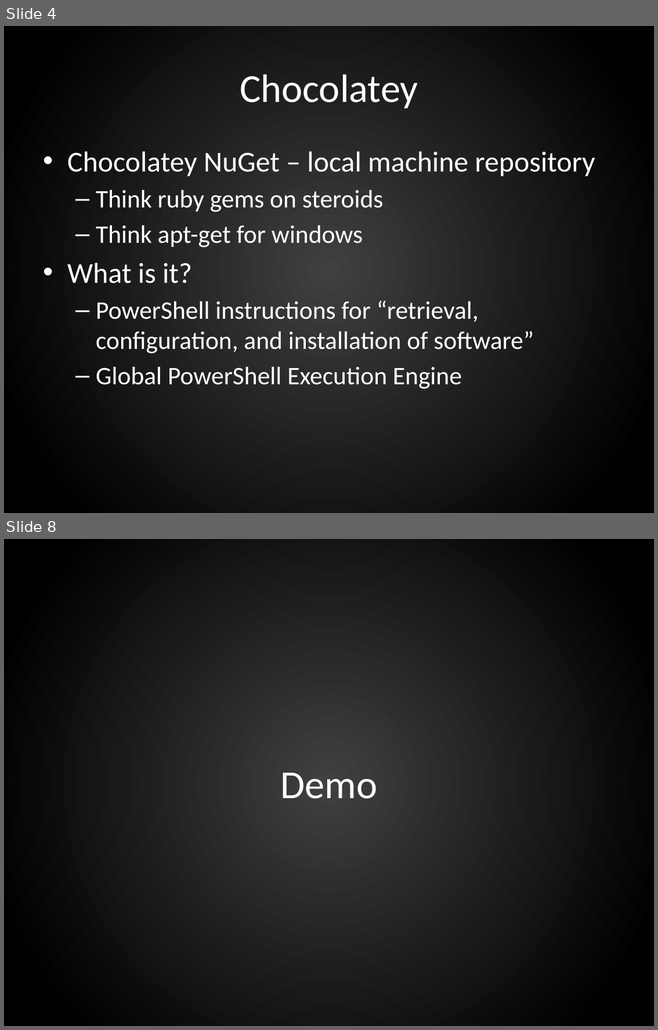
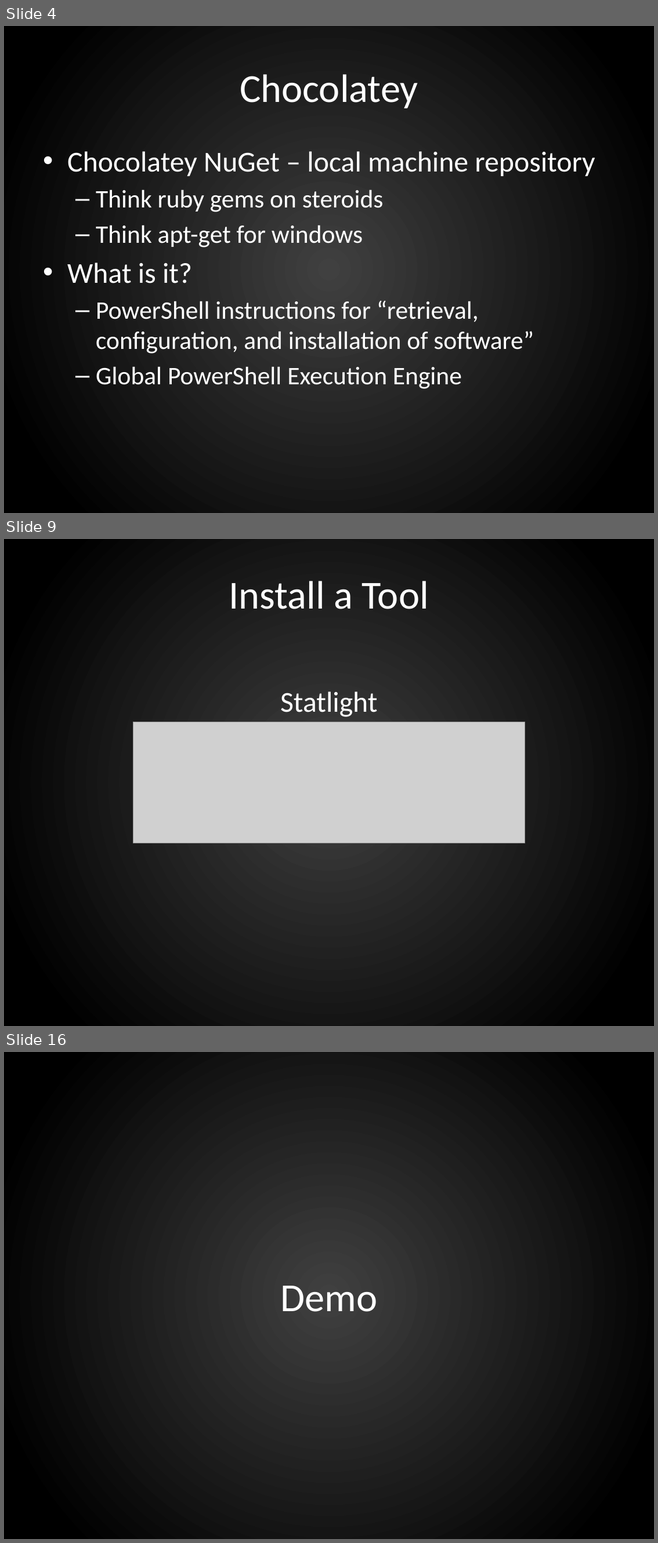
Before and after one commit to ferventcoder/presentations, a slide deck: windows/chocolatey/chocolatey.pptx. Shown one above the other, each under a label of ours: slides 4 and 8 before the commit, slides 4, 9 and 16 after it; the slides between them are not shown. The pictures are 658x1030 and 658x1543 pixels, drawn with LibreOffice and Linux fonts; fonts in the diff are those of the drawing; grey boxes stand for pictures; background and template pictures are left out. Boxes give left, top, right and bottom in pixels: in the first picture for what was removed or moved away, otherwise in the second. Text is boxed around its words. In the diff, an @@ line names an element or a change of style, - is before the commit and + after.

```diff
--- a/windows/chocolatey/chocolatey.pptx
+++ b/windows/chocolatey/chocolatey.pptx
@@ slide 9 added at [4,539,654,1026], background gradient #404040 to #000000 @@
@@ text added at [229,581,429,609], 44 pt, text #FFFFFF @@
+Install a Tool
@@ text added at [280,692,377,717], 32 pt, text #FFFFFF @@
+Statlight
@@ picture added at [133,722,524,843] @@
@@ what was slide 8 is now slide 16 @@
```
Also in this commit, not shown: 4 slides changed, 16 other slides added, 2 slides removed.
